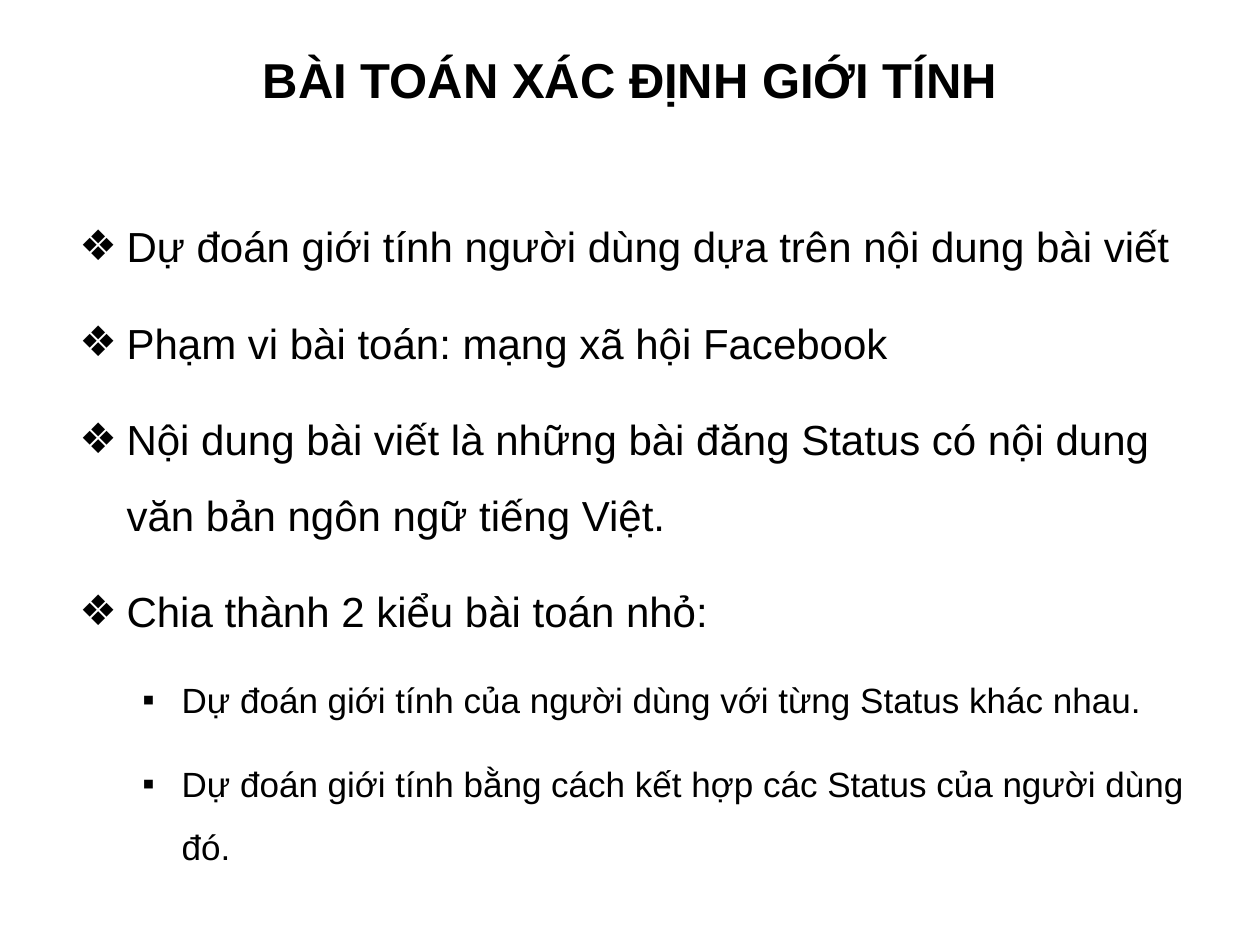
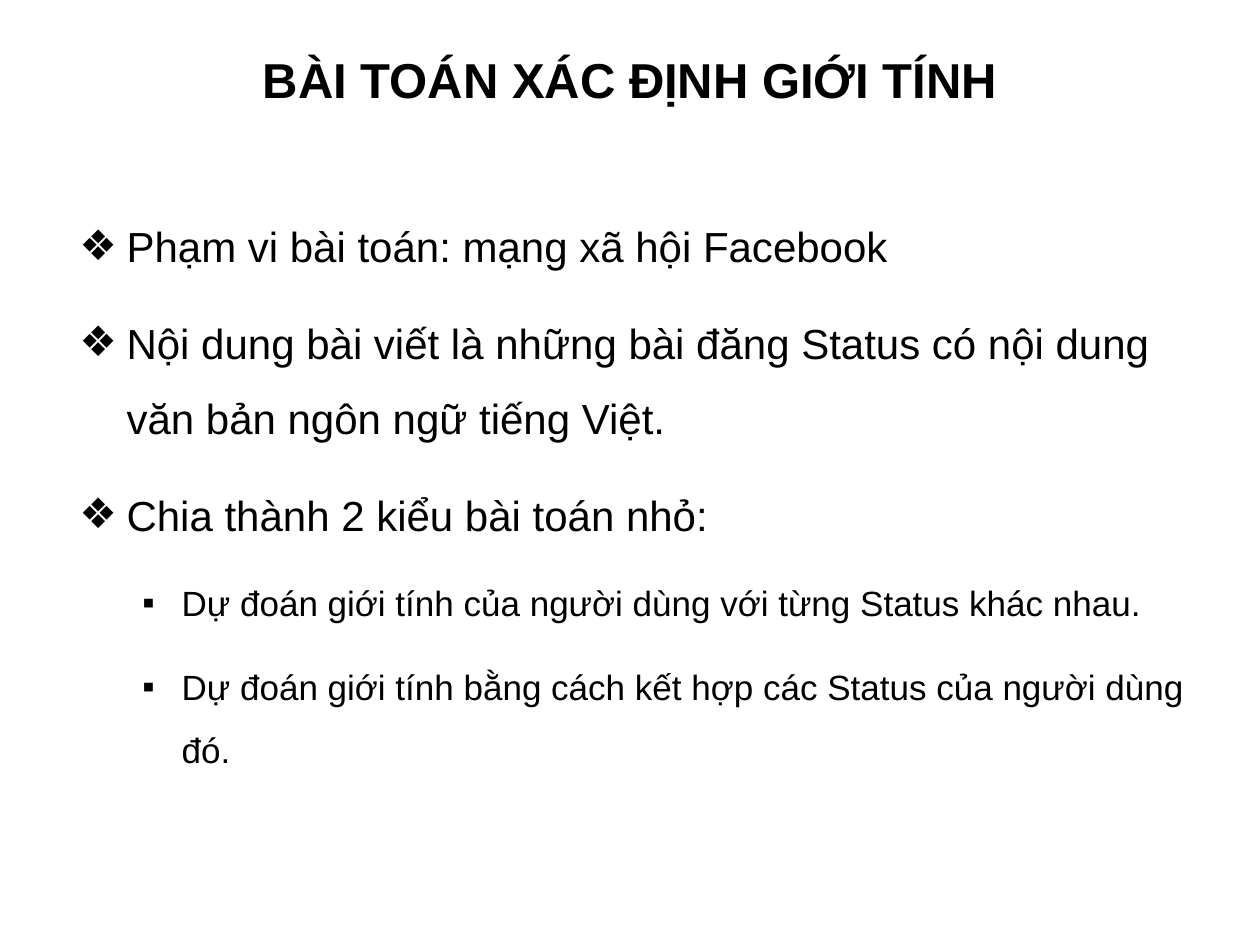
Before and after one commit to truonghaibg/thesis, a slide deck: slide 7 of tchai/Slide_LuanVan_TruongCongHai.ppt. Drawn at 1260x945 pixels with LibreOffice and Linux fonts; fonts in the diff are those of the drawing; background and template pictures are left out. Boxes give left, top, right and bottom in pixels: in the first picture for what was removed or moved away, otherwise in the second. Text is boxed around its words. In the diff, an @@ line names an element or a change of style, - is before the commit and + after.

```diff
--- a/tchai/Slide_LuanVan_TruongCongHai.ppt
+++ b/tchai/Slide_LuanVan_TruongCongHai.ppt
@@ text at (x1=127, y1=229, x2=1169, y2=270): paragraph removed @@
-❖ Dự đoán giới tính người dùng dựa trên nội dung bài viết
```
Also in this commit, not shown: 13 other slides changed, 1 slide added, 1 slide removed.
